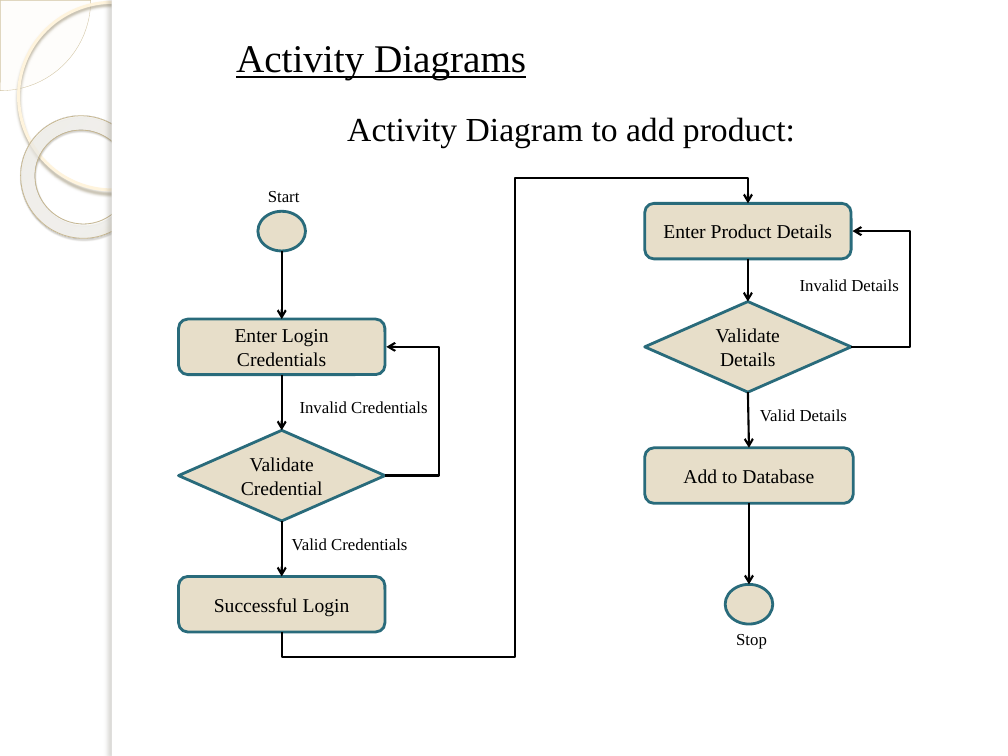
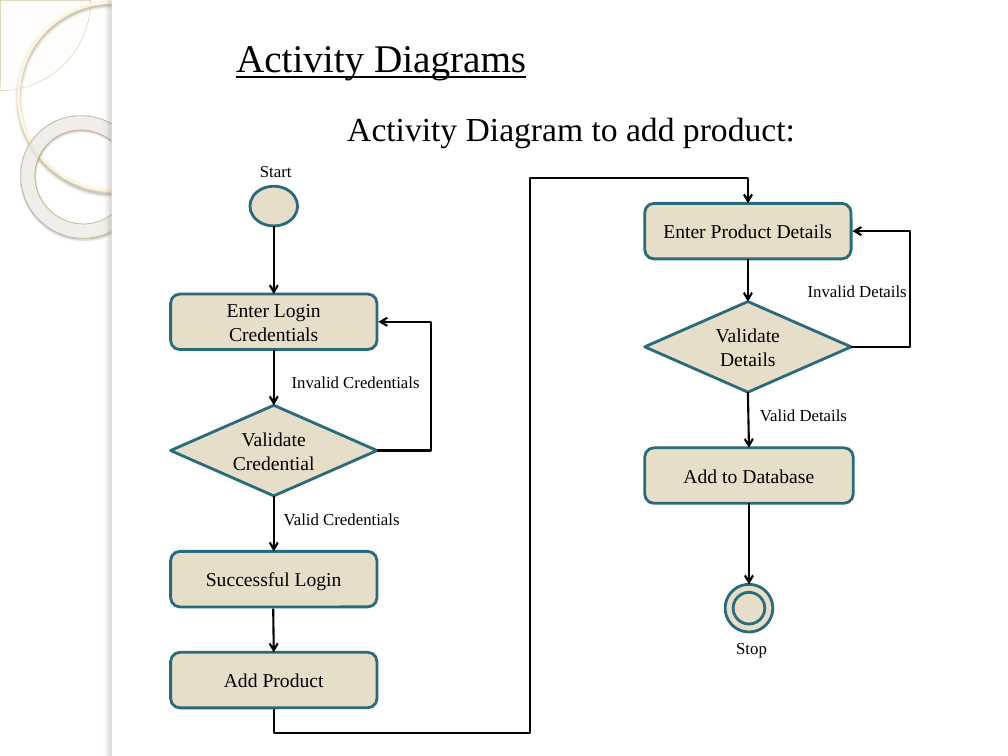
Before and after one commit to RohitKumarCG/InventoryProject, a slide deck: slide 5 of Rohit_Project_PPT.pptx. Drawn at 1008x756 pixels with LibreOffice and Linux fonts; fonts in the diff are those of the drawing; background and template pictures are left out. Boxes give left, top, right and bottom in pixels: in the first picture for what was removed or moved away, otherwise in the second. Text is boxed around its words. In the diff, an @@ line names an element or a change of style, - is before the commit and + after.

```diff
--- a/Rohit_Project_PPT.pptx
+++ b/Rohit_Project_PPT.pptx
@@ elbow arrow moved from (282, 632) - (748, 204) to (274, 708) - (748, 204) @@
@@ text "Invalid Details": place and size @@
-text "Invalid Details" at <box>800,279,898,291</box>
+text "Invalid Details" at <box>808,285,906,297</box>
@@ 3 arrows, 2 texts, 2 rounded rectangles, 1 diamond, 1 ellipse, 1 elbow arrow: place and size @@
-3 arrows, 2 texts, 2 rounded rectangles, 1 diamond, 1 ellipse, 1 elbow arrow at <box>178,191,439,632</box>
+3 arrows, 2 texts, 2 rounded rectangles, 1 diamond, 1 ellipse, 1 elbow arrow at <box>170,166,431,607</box>
@@ text "Invalid Credentials": place and size @@
-text "Invalid Credentials" at <box>300,401,427,413</box>
+text "Invalid Credentials" at <box>292,376,419,388</box>
@@ ellipse: place and size @@
-ellipse at <box>725,585,772,624</box>
+ellipse at <box>725,585,772,632</box>
@@ ellipse added at <box>733,593,764,624</box>, fill #E7DEC9, outline #2A6D7D 2 pt @@
@@ arrow added from (273, 609) to (274, 652), #000000 1.5 pt @@
@@ rounded rectangle added at <box>170,652,377,708</box>, fill #E7DEC9, outline #296B7C 2 pt, 14 pt, text #000000 @@
+Add Product
@@ text "Stop": place and size @@
-text "Stop" at <box>736,634,767,649</box>
+text "Stop" at <box>736,643,767,658</box>
```
Also in this commit, not shown: 1 other slide changed, 3 slides added.
